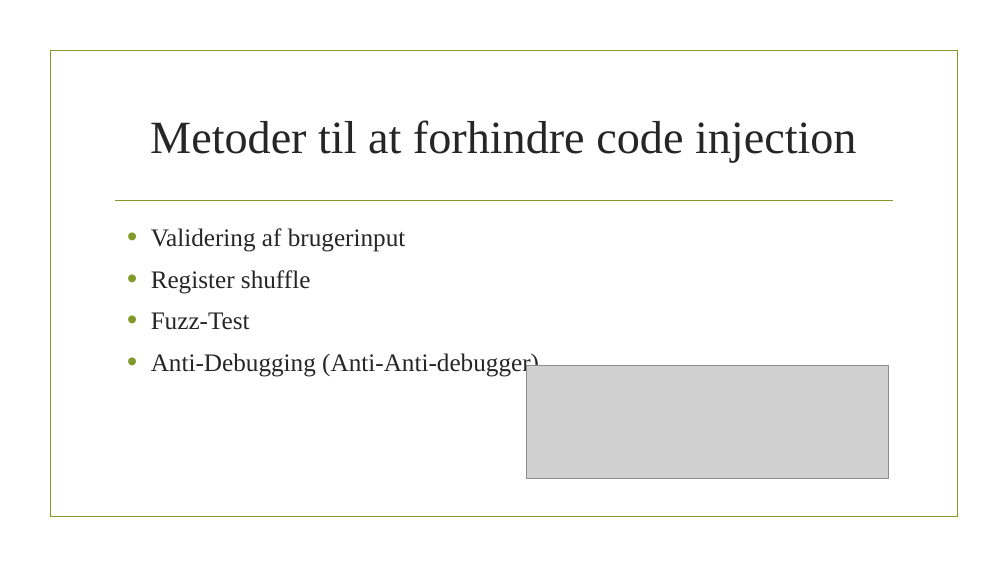
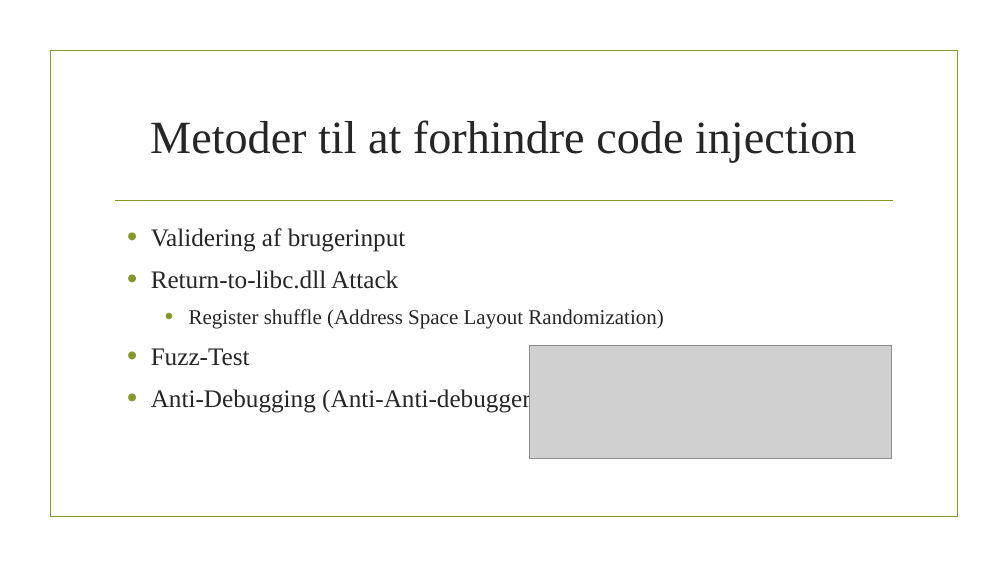
Before and after one commit to mathiasnielsen0/ITITS, a slide deck: slide 5 of Powerpoints/Spoergsmaal6.pptx. Drawn at 1008x567 pixels with LibreOffice and Linux fonts; fonts in the diff are those of the drawing; grey boxes stand for pictures; background and template pictures are left out. Boxes give left, top, right and bottom in pixels: in the first picture for what was removed or moved away, otherwise in the second. Text is boxed around its words. In the diff, an @@ line names an element or a change of style, - is before the commit and + after.

```diff
--- a/Powerpoints/Spoergsmaal6.pptx
+++ b/Powerpoints/Spoergsmaal6.pptx
@@ text at (151,270,663,329): text changed; size 24 to 20 pt @@
-• Register shuffle
+• Return-to-libc.dll Attack
+  • Register shuffle (Address Space Layout Randomization)
@@ picture: place and size @@
-picture at (526,366,889,479)
+picture at (530,346,892,458)
```
Also in this commit, not shown: 3 other slides changed, 4 other files.
